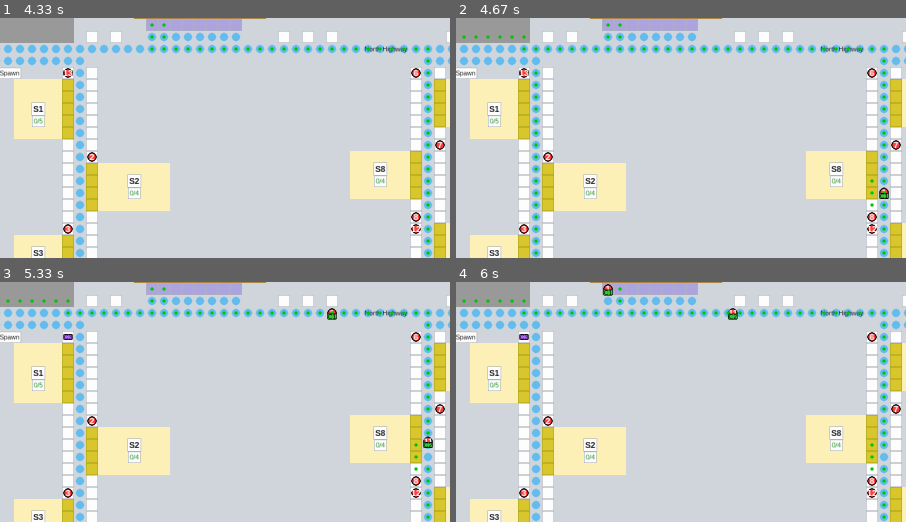
Above: before the commit, frames 1-4 (two rows, left to right).
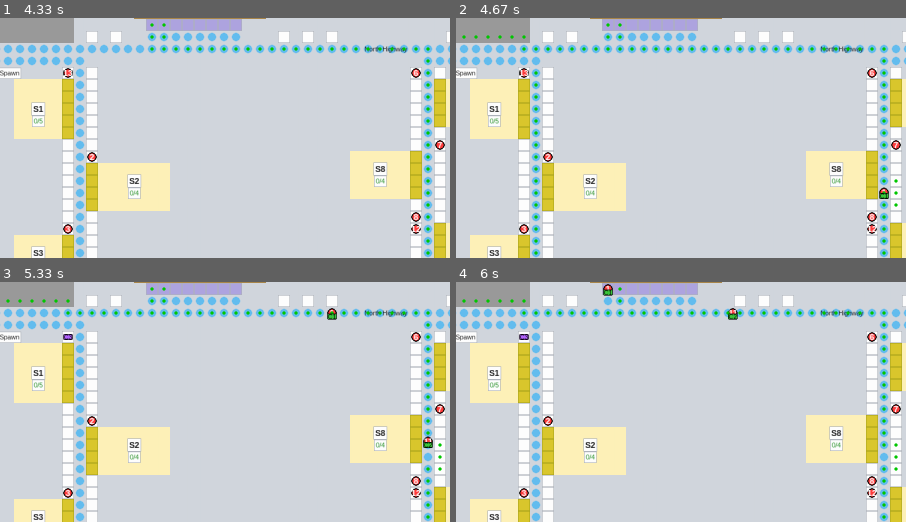
Above: after the commit, the same moments.

Repository: gompcc/WarehouseRepSim
Game: pygame game, started from agv_simulation/__main__.py
The game is run twice, just before and just after one commit, with the same random seed, the same clock (stepped at 60 frames per second) and the same inputs.
Inputs (mouse positions are % of the whole screen's width and height, from its top left):
- Up to frame 1 (4.33 s): tap A at 0.33, 0.67, 1.67 s; tap D at 1 s; click (50, 56) at 1.38 s; tap Space at 2, 3.33, 3.73, 4.13 s; hold Down 2.83-3.3 s; hold Up 3.67-4.03 s; hold Down from 4.07 s (still down)
- Up to frame 2 (4.67 s): release Down at 4.43 s; hold Up from 4.47 s (still down); tap Space at 4.53 s
- Up to frame 3 (5.33 s): release Up at 4.77 s; hold Down 4.8-5.1 s; tap Space at 4.87, 5.2 s; hold Up from 5.13 s (still down); tap T at 5.28 s
- Up to frame 4 (6 s): release Up at 5.5 s; hold Down 5.53-5.9 s; tap Space at 5.6 s; hold Up from 5.93 s (still down)
The pictures show only the part of the screen within x 4-54%, y 12-62%; the shares and areas given below are measured in that part.

Frame 1 is identical in both runs. In frame 2, less than 0.1% of the frame differs, in the area x 92-99%, y 67-79%; in frame 3, less than 0.1%; in frame 4, less than 0.1%.

Commit message:
Add sidetrack overflow lanes — reduced cost for parking tiles adjacent to highways
Parking tiles at cols 8, 10, 37, 39 (immediately adjacent to highway cols 9, 38)
now cost 2 instead of 10 in A*, creating overflow lanes that reduce highway
congestion without affecting general station routing.

Co-Authored-By: Claude Opus 4.6 <noreply@anthropic.com>

Diff:
--- a/agv_simulation/pathfinding.py
+++ b/agv_simulation/pathfinding.py
@@ -5,6 +5,13 @@
 import heapq
 
 from .enums import TileType
+from .constants import LEFT_HWY_COL, RIGHT_HWY_COL
+
+# Tiles immediately adjacent to highways can serve as overflow lanes
+_SIDETRACK_COLS = frozenset({
+    LEFT_HWY_COL - 1, LEFT_HWY_COL + 1,   # cols 8, 10
+    RIGHT_HWY_COL - 1, RIGHT_HWY_COL + 1,  # cols 37, 39
+})
 
 
 def astar(
@@ -16,7 +23,8 @@
 ) -> list[tuple[int, int]] | None:
     """A* with Manhattan distance heuristic and weighted edge costs.
 
-    Highway tiles cost 1, all other walkable tiles cost 10.
+    Highway tiles cost 1, sidetrack tiles (adjacent to highway) cost 2,
+    all other walkable tiles cost 10.
     Returns list of ``(x, y)`` from *start* to *goal* inclusive, or ``None`` if no path.
     """
     if start not in graph or goal not in graph:
@@ -46,7 +54,12 @@
                 continue
             if tiles and neighbor != goal:
                 tile = tiles.get(neighbor)
-                edge_cost = 1 if (tile and tile.tile_type == TileType.HIGHWAY) else 10
+                if tile and tile.tile_type == TileType.HIGHWAY:
+                    edge_cost = 1
+                elif neighbor[0] in _SIDETRACK_COLS and tile and tile.tile_type == TileType.PARKING:
+                    edge_cost = 2  # overflow lane adjacent to highway
+                else:
+                    edge_cost = 10
             else:
                 edge_cost = 1
             tentative_g = g_score[current] + edge_cost
